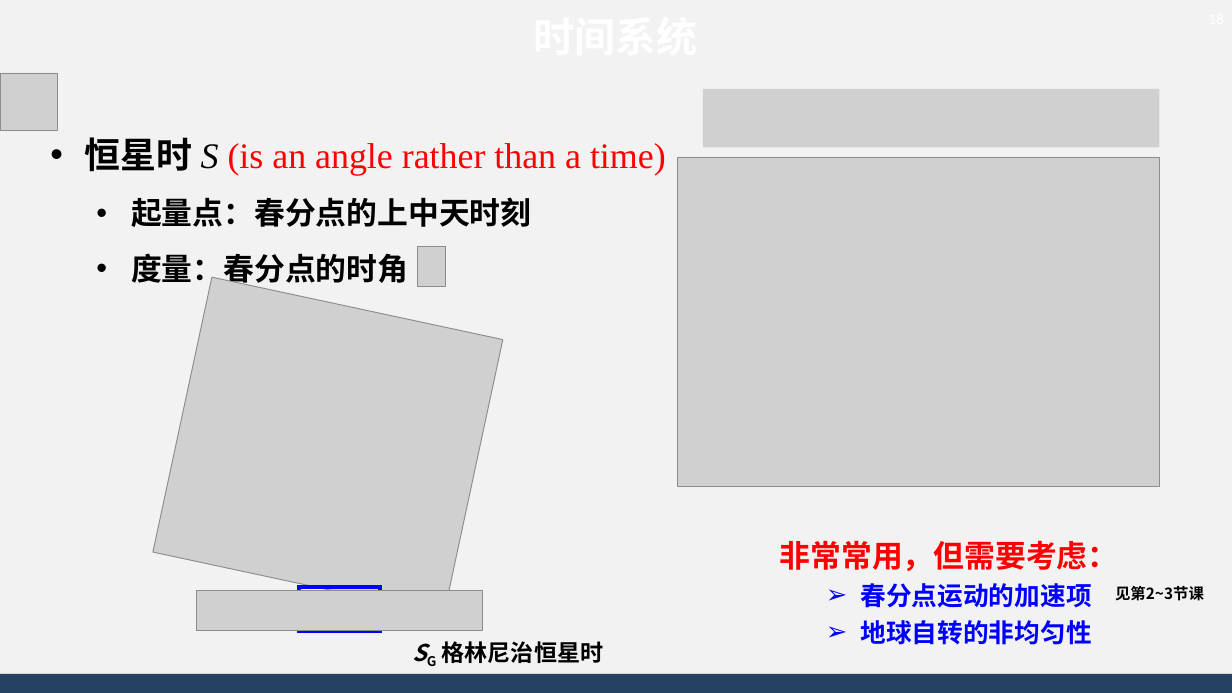
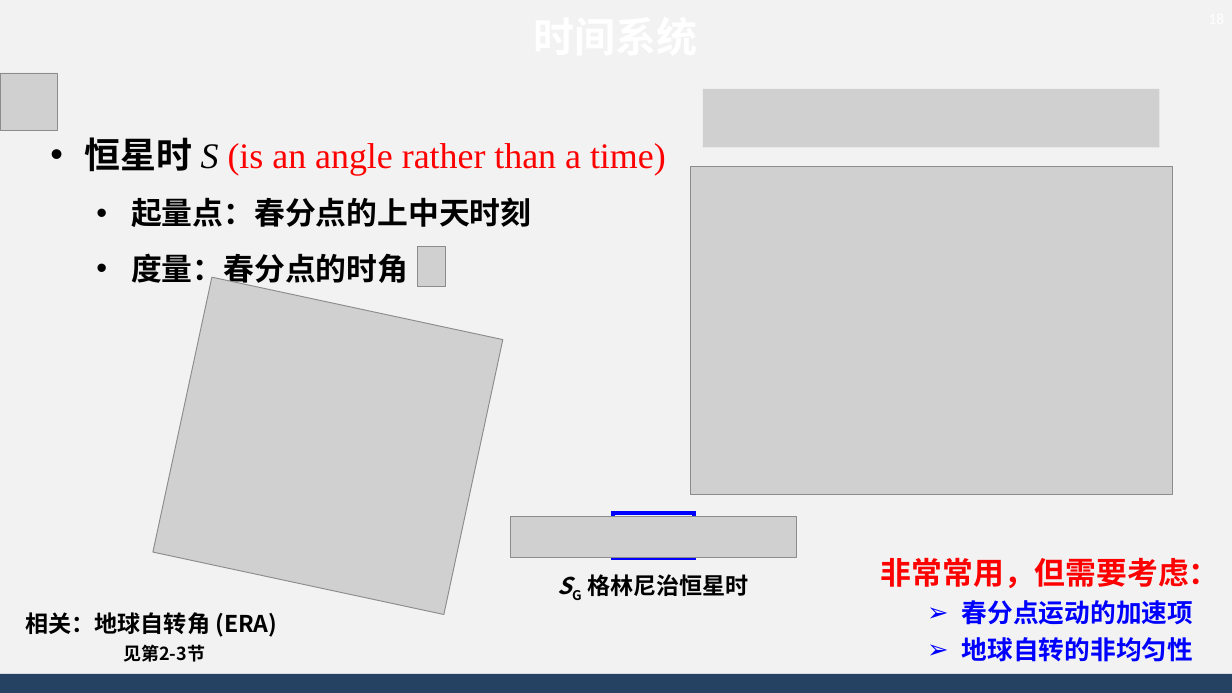
Before and after one commit to AsBackup/DAOSSA, a slide deck: slide 18 of 01 天球概念与时间系统.pptx. Drawn at 1232x693 pixels with LibreOffice and Linux fonts; fonts in the diff are those of the drawing; grey boxes stand for pictures; background and template pictures are left out. Boxes give left, top, right and bottom in pixels: in the first picture for what was removed or moved away, otherwise in the second. Text is boxed around its words. In the diff, an @@ line names an element or a change of style, - is before the commit and + after.

Commit message:
update before class

```diff
--- a/01 天球概念与时间系统.pptx
+++ b/01 天球概念与时间系统.pptx
@@ picture: place and size @@
-picture at [677,158,1160,487]
+picture at [690,166,1173,495]
@@ picture added at [510,517,796,557] @@
@@ rectangle: place and size @@
-rectangle at [299,587,381,632]
+rectangle at [613,513,694,558]
@@ text "SG 格林尼治恒星时": place and size @@
-text "SG 格林尼治恒星时" at [442,641,604,663]
+text "SG 格林尼治恒星时" at [587,574,749,596]
@@ text "非常常用，但需要考虑：": place and size @@
-text "非常常用，但需要考虑：" at [780,540,1119,645]
+text "非常常用，但需要考虑：" at [881,557,1220,662]
@@ picture removed at [197,591,482,631] @@
@@ text removed at [1115,586,1204,601] @@
-见第2~3节课
@@ text added at [25,612,277,662], 18 pt, text #000000, bold @@
+相关：地球自转角 (ERA)
+见第2-3节
```
